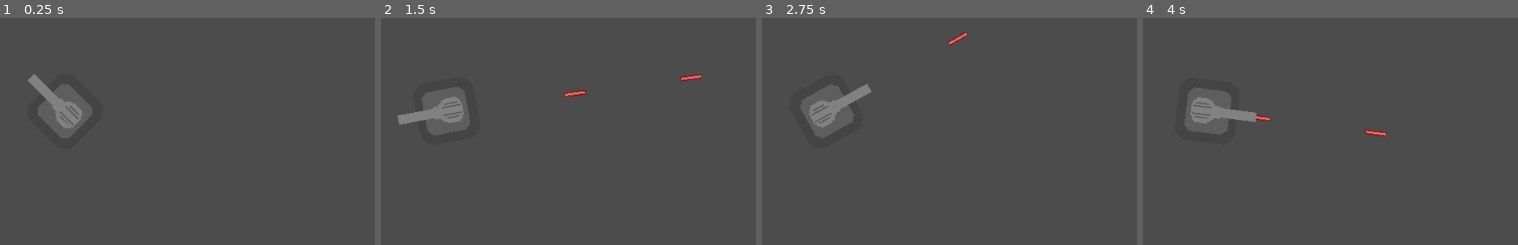
Above: before the commit, frames 1-4 (left to right).
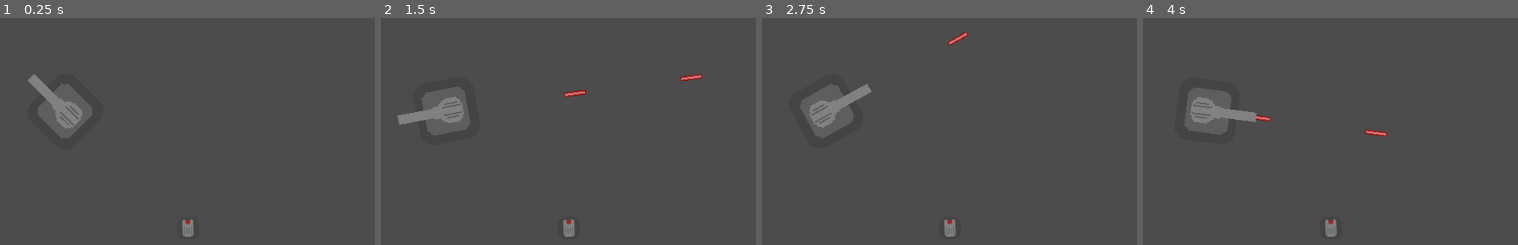
Above: after the commit, the same moments.

Repository: Latiang/tower-defense-godot
Game: Godot game, scene res://TestLevel.tscn
The game is run twice, just before and just after one commit, with the same random seed, the same clock (stepped at 60 frames per second) and the same inputs.
Inputs (mouse positions are % of the whole screen's width and height, from its top left):
- Up to frame 1 (0.25 s): no input
- Up to frame 2 (1.5 s): move the mouse to (70, 46) at 0.52 s; press the mouse at (70, 46) at 0.53 s; move the mouse to (25, 57) at 1.27 s; release the mouse at (25, 57) at 1.28 s; click (25, 57) at 1.35 s
- Up to frame 3 (2.75 s): move the mouse to (57, 29) at 2.02 s; press the mouse at (57, 29) at 2.03 s
- Up to frame 4 (4 s): move the mouse to (41, 72) at 2.77 s; release the mouse at (41, 72) at 2.78 s; click (41, 72) at 2.85 s; move the mouse to (79, 67) at 3.52 s; press the mouse at (79, 67) at 3.53 s
The pictures show only the part of the screen within x 19-69%, y 35-85%; the shares and areas given below are measured in that part.

The runs differ from the first frame. In frame 1, 0.2% of the frame differs, in the area x 48-52%, y 88-97%; in frame 2, 0.2%; in frame 3, 0.2%; in frame 4, 0.2%.

Commit message:
Add decoupled sensors which are separate objects and can be references from turrets

Diff:
--- a/code/CodeInterpreter.gd
+++ b/code/CodeInterpreter.gd
@@ -15,7 +15,7 @@
 	# run() function is executed again
 	# Some outside functions give a return value in a dictionary, t.ex a sensor raycast
 	var result = {}
-	get_parent().emit_signal("sensor_detect", result)
+	get_parent().emit_signal("sensor_detect", result, 1)
 	print(result[0])
 
 # The code interpreting should stop if:
--- a/code/MobPath.tscn
+++ b/code/MobPath.tscn
@@ -5,7 +5,7 @@
 
 [sub_resource type="Curve2D" id=1]
 _data = {
-"points": PoolVector2Array( 0, 0, 0, 0, 97.3268, 74.5033, 0, 0, 0, 0, 476.399, 73.005, 0, 0, 0, 0, 477.897, 377.161, 0, 0, 0, 0, 779.057, 363.677, 0, 0, 0, 0, 904.914, 506.016 )
+"points": PoolVector2Array( 0, 0, 0, 0, 97.3268, 74.5033, 0, 0, 0, 0, 476.399, 73.005, 0, 0, 0, 0, 477.897, 377.161, 0, 0, 0, 0, 779.057, 363.677, 0, 0, 0, 0, 910.902, 510.05 )
 }
 
 [node name="MobPath" type="Path2D"]
--- a/code/ProgrammableBehaviour.gd
+++ b/code/ProgrammableBehaviour.gd
@@ -3,7 +3,7 @@
 # Output functions
 signal fire()
 signal rotate(angle)
-signal sensor_detect(out_dict)
+signal sensor_detect(out_dict, id)
 
 var locked = false
 
@@ -25,6 +25,7 @@
 		# $CodeInterpreter.run()
 		if Input.is_action_pressed("mouse_left_click"):
 			emit_signal("fire")
+			$CodeInterpreter.run()
 
 # Lock the object from executing code for a certain amount of time
 func lock_for_time(time):
--- /dev/null
+++ b/code/Sensor.gd
@@ -0,0 +1,8 @@
+extends Area2D
+
+func _ready():
+	pass
+
+# Returns true or false depending on if an enemy is colliding with SensorCast
+func detect():
+	return $SensorCast.is_colliding()
--- /dev/null
+++ b/code/Sensor.tscn
@@ -0,0 +1,26 @@
+[gd_scene load_steps=4 format=2]
+
+[ext_resource path="res://assets/sensor.png" type="Texture" id=1]
+[ext_resource path="res://Sensor.gd" type="Script" id=2]
+
+[sub_resource type="SpriteFrames" id=1]
+animations = [ {
+"frames": [ ExtResource( 1 ) ],
+"loop": true,
+"name": "default",
+"speed": 5.0
+} ]
+
+[node name="Sensor" type="Area2D"]
+script = ExtResource( 2 )
+
+[node name="AnimatedSprite" type="AnimatedSprite" parent="."]
+frames = SubResource( 1 )
+flip_v = true
+
+[node name="SensorCast" type="RayCast2D" parent="."]
+enabled = true
+cast_to = Vector2( 0, 1000 )
+collision_mask = 1024
+collide_with_areas = true
+collide_with_bodies = false
--- a/code/TestLevel.tscn
+++ b/code/TestLevel.tscn
@@ -1,8 +1,9 @@
-[gd_scene load_steps=5 format=2]
+[gd_scene load_steps=6 format=2]
 
 [ext_resource path="res://Turret.tscn" type="PackedScene" id=1]
 [ext_resource path="res://MobPath.tscn" type="PackedScene" id=2]
 [ext_resource path="res://TestLevel.gd" type="Script" id=3]
+[ext_resource path="res://Sensor.tscn" type="PackedScene" id=4]
 
 [sub_resource type="Curve2D" id=1]
 _data = {
@@ -21,3 +22,8 @@
 [node name="MobPath2" parent="." instance=ExtResource( 2 )]
 curve = SubResource( 1 )
 BehaviourFile = "sbtest2"
+
+[node name="Sensor1" parent="." instance=ExtResource( 4 )]
+position = Vector2( 486.431, 475.74 )
+rotation = 3.10843
+identifier = 5
--- a/code/Turret.gd
+++ b/code/Turret.gd
@@ -3,9 +3,14 @@
 export (PackedScene) var Bullet
 
 
+export var can_rotate = true
+export var integrated_sensor = true
+export var can_move = false
+export var reload_time = 0.3 #seconds
+
 # Called when the node enters the scene tree for the first time.
 func _ready():
-	$SensorCast.enabled = true
+	pass
 
 # Run every frame. Shoot bullet if mouse pressed
 func _process(delta):
@@ -16,18 +21,25 @@
 	$Gun.spawn_bullet(position, dir)
 
 func rotate(angle):
-	rotation = angle
+	if (can_rotate):
+		rotation = angle
 
 func sensor_detect(out_dict):
-	var dir = Vector2(cos(rotation + PI/2), sin(rotation + PI/2))
-	out_dict[0] = $SensorCast.is_colliding()
+	if (integrated_sensor):
+		var dir = Vector2(cos(rotation + PI/2), sin(rotation + PI/2))
+		out_dict[0] = $SensorCast.is_colliding()
+	else:
+		out_dict[0] = false
 
 func _on_ProgrammableBehaviour_fire():
 	fire()
-	$ProgrammableBehaviour.lock_for_time(0.3)
+	$ProgrammableBehaviour.lock_for_time(reload_time)
 
 func _on_ProgrammableBehaviour_rotate(angle):
 	rotate(angle)
 
-func _on_ProgrammableBehaviour_sensor_detect(out_dict):
-	sensor_detect(out_dict)
+func _on_ProgrammableBehaviour_sensor_detect(out_dict, id: int = -1):
+	if (id == -1): # Self sensor
+		sensor_detect(out_dict)
+	else: # Get sensor by index
+		out_dict[0] = get_parent().get_node("Sensor%d" % id).detect()
Binary file added: code/assets/sensor.png
Not shown, added: code/assets/sensor.png.import
